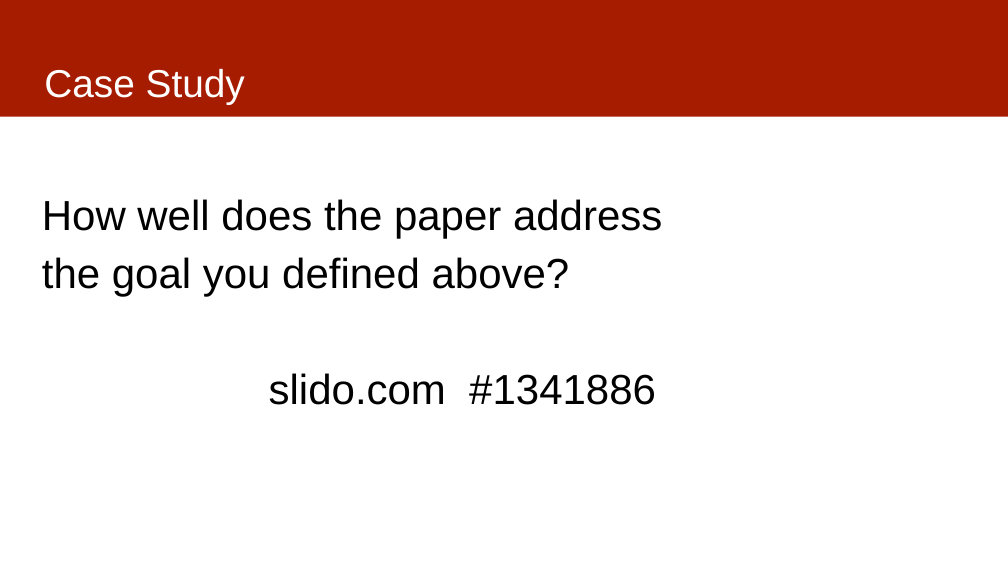
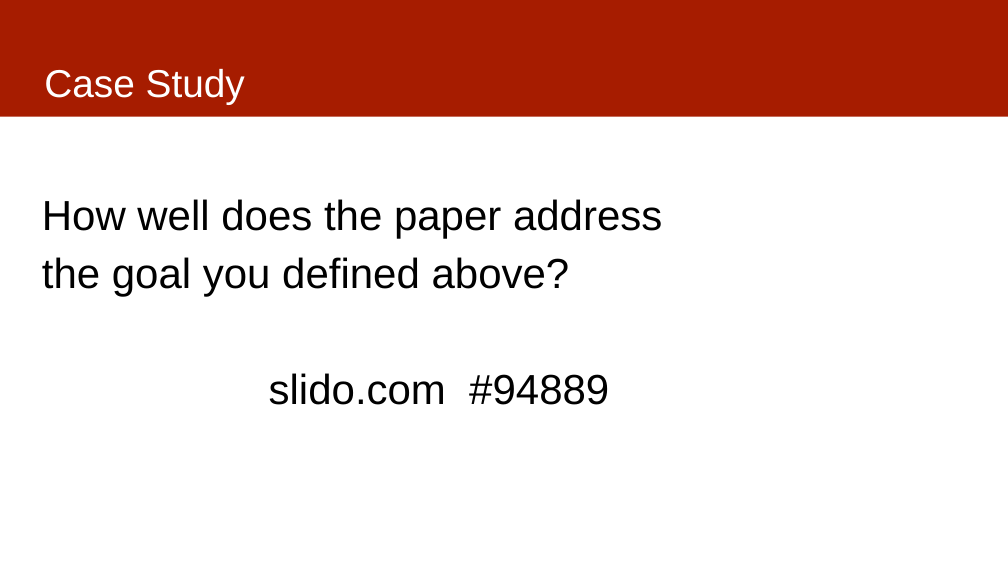
Before and after one commit to dssg/mlforpublicpolicylab, a slide deck: slide 11 of Lectures/03-casestudies.pptx. Drawn at 1008x567 pixels with LibreOffice and Linux fonts; fonts in the diff are those of the drawing. Boxes give left, top, right and bottom in pixels: in the first picture for what was removed or moved away, otherwise in the second. Text is boxed around its words. In the diff, an @@ line names an element or a change of style, - is before the commit and + after.

Commit message:
slides updates

```diff
--- a/Lectures/03-casestudies.pptx
+++ b/Lectures/03-casestudies.pptx
@@ text at [269, 373, 609, 405]: text changed @@
-slido.com #1341886
+slido.com #94889
```
Also in this commit, not shown: 1 other slide changed, 1 other file.
